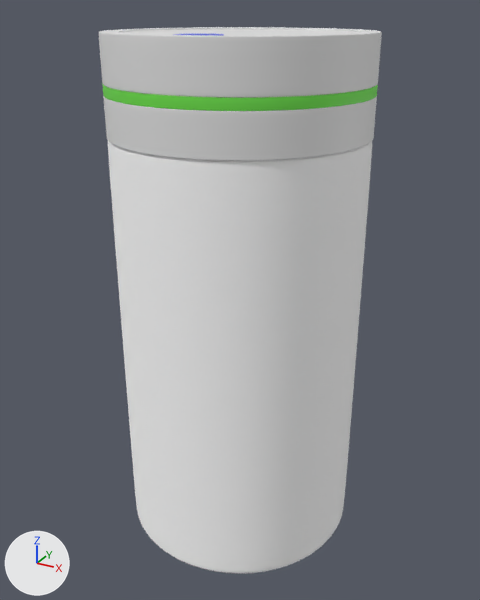
The glTF model pages/assets/models/jar_ar.glb, before and after one commit.
Rendered twice from a camera (50 mm lens) standing at (0.142, -0.259, 0.249) and looking at (0.0, 0.0, 0.12). Lighting does not change. The marker at lower left points along +X, +Y and +Z. Where no turn or scale is listed for an object, it has been applied to the vertices.

Names of what the first picture shows: 'Jar', 'Thread.001', 'Thread.002'.
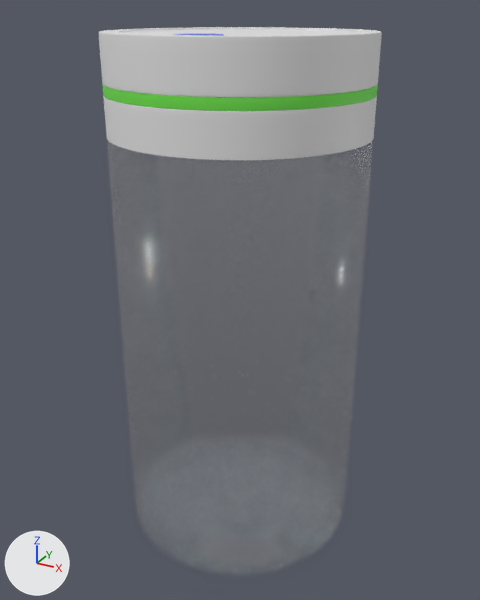
Boxes [x1, y1, x2, y2] around the edits, measured in the pictures (480 x 600 px):
'Jar', recoloured: [108, 141, 372, 573] in both

What changed in the scene script:
```text
Add mat_material_003:
    mat_material_003 = principled_material('Material.003')
    mat_material_003.base_color = (0.8, 0.8, 0.8)  # white #e7e7e7
    mat_material_003.roughness = 0.0
    mat_material_003.alpha = 0.229
    mat_material_003.transmission_weight = 1.0
Change me_threadmesh_005:
    where me_threadmesh_005.from_pydata(...)  # 41339 vertices, 82420 faces; spans x -0.057..0.057, y -0.057..0.057, z 0.0..0.231
    remove me_threadmesh_005.materials.append(mat_basic_glass)  # white #ffffff
    add me_threadmesh_005.materials.append(mat_material_003)  # white #e7e7e7
```
